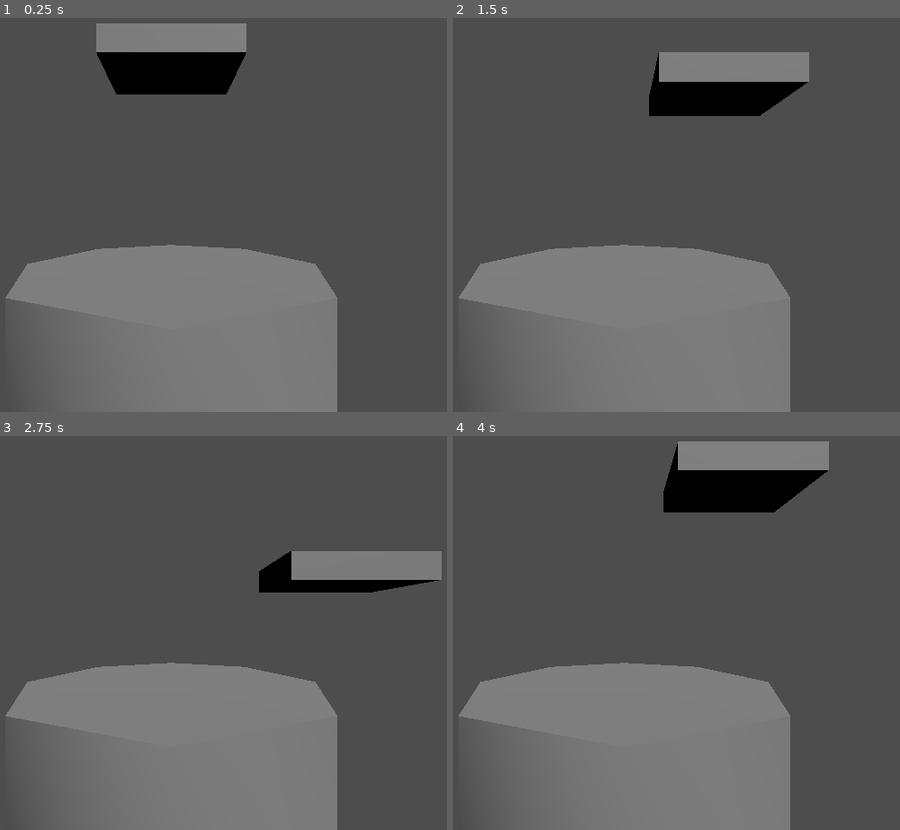
Above: before the commit, frames 1-4 (two rows, left to right).
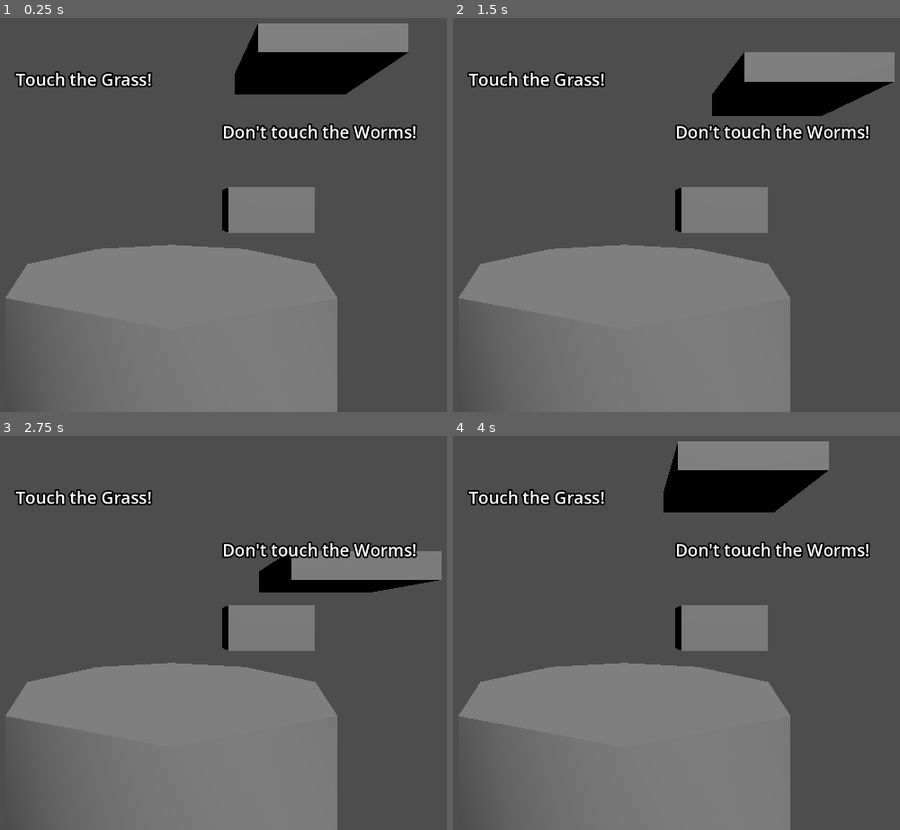
Above: after the commit, the same moments.

Repository: klaro115/MiniGameJam_July2025
Game: Godot game, scene res://TouchGrass/TouchGrassScene.tscn
Same seed, same stepped clock (60 frames per second), same inputs: the game is played once before the commit and once after it.
Inputs:
- Up to frame 1 (0.25 s): no input
- Up to frame 2 (1.5 s): tap Enter at 0.5 s; hold Right (ui_right) 0.53-1.28 s; hold Down (ui_down) from 1.28 s (still down)
- Up to frame 3 (2.75 s): release Down (ui_down) at 2.03 s; hold Right (ui_right) from 2.03 s (still down)
- Up to frame 4 (4 s): release Right (ui_right) at 2.78 s; hold Up (ui_up) 2.78-3.53 s; hold Left (ui_left) from 3.53 s (still down)

The runs differ from the first frame. In frame 1, 16% of the frame differs, in the area x 3-94%, y 1-55%; in frame 2, 10%; in frame 3, 4.5%; in frame 4, 4.5%.

Commit message:
Added worm touching logic and better gamestates

Diff:
--- a/TouchGrass/TouchGrassMinigame.gd
+++ b/TouchGrass/TouchGrassMinigame.gd
@@ -1,31 +1,80 @@
 extends Node3D
+
+enum GAME_STATE { playing, success, failure }
 
 @export var hand : Node3D
 @export var pot : Node3D
-@export var startHeight : float = 2.0
-@export var endHeight : float = -0.8
+@export var worm : Node3D
+
+@export var label_worms : Label3D
+
+@export var start_height : float = 2.0
+@export var end_height : float = -0.8
 @export var hand_max_x : float = 2
 @export var hand_move_speed : float = 1.5
+@export var hand_size = Vector2(0.4, 0.2)
+@export var worm_max_x : float = 2
+@export var worm_size = Vector2(0.4, 0.2)
+
+var game_state = GAME_STATE.playing
+
+func _ready() -> void:
+	hand.position.x = (randf() * 2 - 1) * hand_max_x
+	worm.position = generate_worm_position()
 
 func _process(delta: float) -> void:
 	move_hand(delta)
-	check_success()
+	if not check_worm_contact():
+		check_success()
 
-func move_hand(delta: float):
+	#TODO: Reposition worms after a while?
+
+	# Destroy the minigame node:
+	#if game_state != GAME_STATE.playing:
+		#TODO: Delay this:
+	#	queue_free()
+
+func move_hand(delta: float) -> void:
 	var input = Input.get_vector("ui_left", "ui_right", "ui_down", "ui_up")
 	var move_speed = input * hand_move_speed
 	var move_offset = move_speed * delta
 
 	var pos_x = clamp(hand.position.x + move_offset.x, -hand_max_x, hand_max_x)
-	var pos_y = min(hand.position.y + move_offset.y, startHeight)
+	var pos_y = min(hand.position.y + move_offset.y, start_height)
 	hand.position.x = pos_x
 	hand.position.y = pos_y
 
-func check_success():
-	if hand.position.y > endHeight:
+func check_worm_contact() -> bool:
+	var hand_pos = Vector2(hand.position.x, hand.position.y)
+	var worm_pos = Vector2(worm.position.x, worm.position.y)
+	var hand_rect = Rect2(hand_pos - hand_size * 0.5, hand_size)
+	var worm_rect = Rect2(worm_pos - worm_size * 0.5, worm_size)
+
+	if hand_rect.intersects(worm_rect):
+		set_game_state(GAME_STATE.failure)
+		return true
+	else:
+		set_game_state(GAME_STATE.playing)
+		return false
+
+func check_success() -> bool:
+	if hand.position.y > end_height:
+		return false
+
+	set_game_state(GAME_STATE.success)
+	return true
+
+func generate_worm_position() -> Vector3:
+	var pos_x = worm_max_x * (randf() * 2 - 1)
+	return Vector3(pos_x, 0, 0.0)
+
+func set_game_state(new_state: GAME_STATE) -> void:
+	if game_state == new_state:
 		return
 
-	#TODO: Victory, do something.
+	game_state = new_state
 
-	# Destroy the minigame node:
-	queue_free()
+	if game_state == GAME_STATE.success:
+		label_worms.text = "You touched grass!"
+	elif game_state == GAME_STATE.failure:
+		label_worms.text = "Gross! You touched a worm!"
--- a/TouchGrass/TouchGrassScene.tscn
+++ b/TouchGrass/TouchGrassScene.tscn
@@ -6,10 +6,14 @@
 [node name="TouchGrassScene" type="Node3D"]
 script = ExtResource("1_q2tj8")
 
-[node name="TouchGrass" type="Node3D" parent="." node_paths=PackedStringArray("hand", "pot")]
+[node name="TouchGrass" type="Node3D" parent="." node_paths=PackedStringArray("hand", "pot", "worm", "label_worms")]
 script = ExtResource("2_jtero")
 hand = NodePath("Hand")
 pot = NodePath("Pot")
+worm = NodePath("Worms")
+label_worms = NodePath("Label_AvoidWorm")
+hand_size = Vector2(1.54, 0.29)
+worm_size = Vector2(0.51, 0.34)
 
 [node name="Pot" type="CSGCylinder3D" parent="TouchGrass"]
 transform = Transform3D(3.50083, 0, 0, 0, 0.664136, 0, 0, 0, 3.50083, 0.000691831, -1.31989, 0.00201988)
@@ -17,6 +21,17 @@
 [node name="Hand" type="CSGBox3D" parent="TouchGrass"]
 transform = Transform3D(1.54444, 0, 0, 0, 0.29906, 0, 0, 0, 1, 0, 1.76875, 0)
 
+[node name="Worms" type="CSGBox3D" parent="TouchGrass"]
+transform = Transform3D(1, 0, 0, 0, 0.518445, 0, 0, 0, 0.340257, 0, -0.496649, 0)
+
+[node name="Label_TouchGrass" type="Label3D" parent="TouchGrass"]
+transform = Transform3D(1, 0, 0, 0, 1, 0, 0, 0, 1, -0.82903, 1.23834, 0.708129)
+text = "Touch the Grass!"
+
+[node name="Label_AvoidWorm" type="Label3D" parent="TouchGrass"]
+transform = Transform3D(1, 0, 0, 0, 1, 0, 0, 0, 1, 1.40366, 0.741029, 0.708129)
+text = "Don't touch the Worms!"
+
 [node name="Camera3D" type="Camera3D" parent="."]
 transform = Transform3D(1, 0, 0, 0, 1, 0, 0, 0, 1, 0, 0, 3.20034)
 
